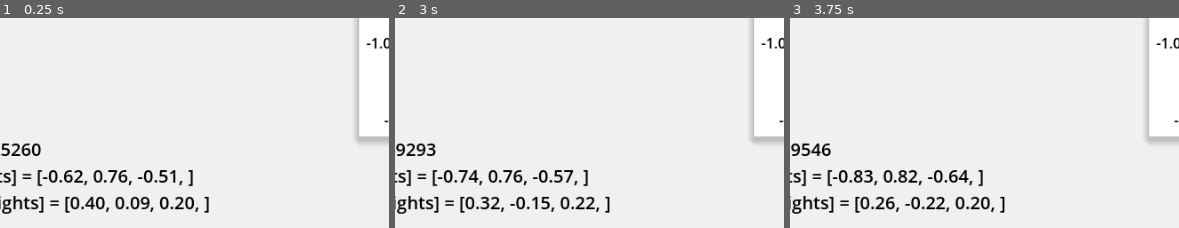
Above: before the commit, frames 1-3 (left to right).
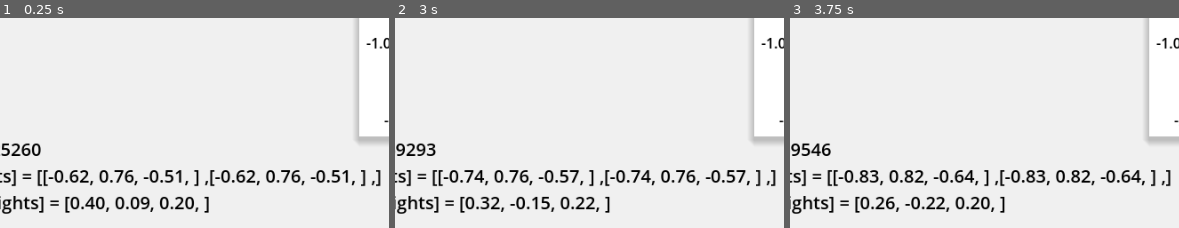
Above: after the commit, the same moments.

Repository: vivisuke/GDNN
Game: Godot game, scene res://main.tscn
Same seed, same stepped clock (60 frames per second), same inputs: the game is played once before the commit and once after it.
Inputs (mouse positions are % of the whole screen's width and height, from its top left):
- Up to frame 1 (0.25 s): no input
- Up to frame 2 (3 s): click (90, 94) at 0.5 s; click (90, 94) at 1.25 s; click (90, 94) at 2 s; click (96, 94) at 2.75 s
- Up to frame 3 (3.75 s): click (96, 94) at 3.5 s
The pictures show only the part of the screen within x 11-61%, y 50-100%; the shares and areas given below are measured in that part.

The runs differ from the first frame. In frame 1, 2.9% of the frame differs, in the area x 10-98%, y 72-80%; in frame 2, 2.8%; in frame 3, 3.0%.

Commit message:
0032 ◎ C 01/09 01/09 0.001│問題│重み値がすべて表示されない

Diff:
--- a/gdnn/classes/AffineMap.gd
+++ b/gdnn/classes/AffineMap.gd
@@ -24,9 +24,12 @@
 		print("   ", m_dbias[o], ", ", m_dweights[o])
 	print(" outputs = ", m_outputs)
 func weights_text():
-	var txt = "[%.2f, "%m_bias[0]
-	for i in range(m_nInputs):
-		txt += "%.2f, "%m_weights[0][i]
+	var txt = "["
+	for o in range(m_nOutputs):
+		txt += "[%.2f, "%m_bias[0]
+		for i in range(m_nInputs):
+			txt += "%.2f, "%m_weights[0][i]
+		txt += "] ,"
 	txt += "]"
 	return txt
 func dweights_text():
Not shown, changed: GDNN.spr
